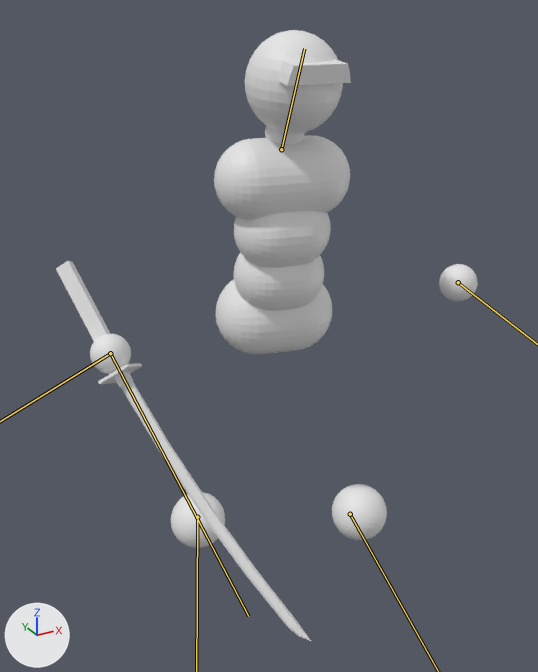
Renders of the glTF model assets/models/simple_combat_char.glb from each side of a commit.
Rendered twice from a 50 mm lens placed at (-1.07, -1.888, 1.807), pointed at (-0.073, -0.075, 0.9). The axes (+X, +Y, +Z) are drawn at lower left. The lights are the same throughout. Both versions are drawn at frame 0 of the action 'Fall'; the numbers are the values there. The bones that change are drawn over the model as lines.

Names of what the first picture shows: 'Body', 'Sword'.
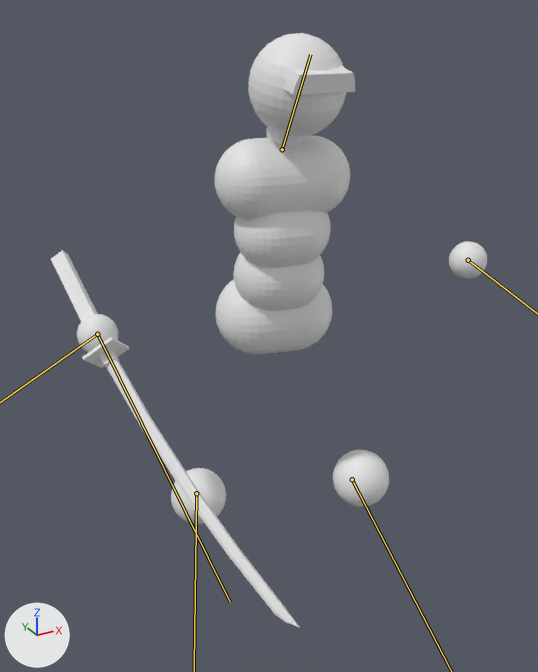
Pixel boxes [x1, y1, x2, y2] of what changed, in the pictures (538 x 672 px):
'Body', posed: before [90, 30, 478, 548]; after [77, 33, 487, 524]
'Sword', posed: before [56, 261, 312, 642]; after [51, 250, 299, 627]
bone 'Head', root to tip: before (281, 149) to (304, 48); after (282, 149) to (310, 54)
bone 'Sword attachment', root to tip: before (110, 353) to (248, 616); after (97, 334) to (230, 602)

The change, as a list of edits to the scene's bpy script:
```text
Change bone_head:
    where bone_head = bpy.data.objects['Armature'].pose.bones['Head']  # child of 'Upper back'
    bone_head.rotation_quaternion: (0.998, 0.0, 0.057, 0.026) -> (0.997, -0.046, 0.056, 0.028)  # degrees (0, 7, 3) -> degrees (-5, 7, 3)
Change bone_hand_l:
    where bone_hand_l = bpy.data.objects['Armature'].pose.bones['Hand.L']  # child of 'Root bone'
    bone_hand_l.location: (-0.392, -0.151, -0.175) -> (-0.326, -0.105, -0.161)
Change bone_foot_l:
    where bone_foot_l = bpy.data.objects['Armature'].pose.bones['Foot.L']  # child of 'Root bone'
    bone_foot_l.location: (0.118, 0.099, 0.082) -> (0.256, 0.039, 0.074)
    bone_foot_l.rotation_quaternion: (0.971, 0.02, -0.016, 0.238) -> (0.966, 0.006, 0.022, 0.258)  # degrees (2, -2, 28) -> degrees (1, 2, 30)
Change bone_hand_r:
    where bone_hand_r = bpy.data.objects['Armature'].pose.bones['Hand.R']  # child of 'Root bone'
    bone_hand_r.location: (-0.527, -0.22, -0.128) -> (-0.466, -0.193, -0.151)
    bone_hand_r.rotation_quaternion: (0.84, -0.052, -0.417, 0.343) -> (0.895, -0.056, -0.295, 0.329)  # degrees (-30, -42, 56) -> degrees (-20, -29, 46)
Change bone_foot_r:
    where bone_foot_r = bpy.data.objects['Armature'].pose.bones['Foot.R']  # child of 'Root bone'
    bone_foot_r.location: (0.017, -0.15, 0.148) -> (-0.069, -0.198, 0.142)
    bone_foot_r.rotation_quaternion: (0.94, 0.069, 0.065, -0.327) -> (0.938, 0.059, 0.02, -0.341)  # degrees (5, 10, -38) -> degrees (6, 4, -40)
Change bone_sword_attachment:
    where bone_sword_attachment = bpy.data.objects['Armature'].pose.bones['Sword attachment']  # child of 'Root bone'
    bone_sword_attachment.location: (0.221, -0.128, 0.527) -> (0.193, -0.151, 0.466)
    bone_sword_attachment.rotation_quaternion: (0.84, 0.417, 0.343, 0.052) -> (0.895, 0.295, 0.329, 0.056)  # degrees (61, 32, 26) -> degrees (43, 34, 21)
```
